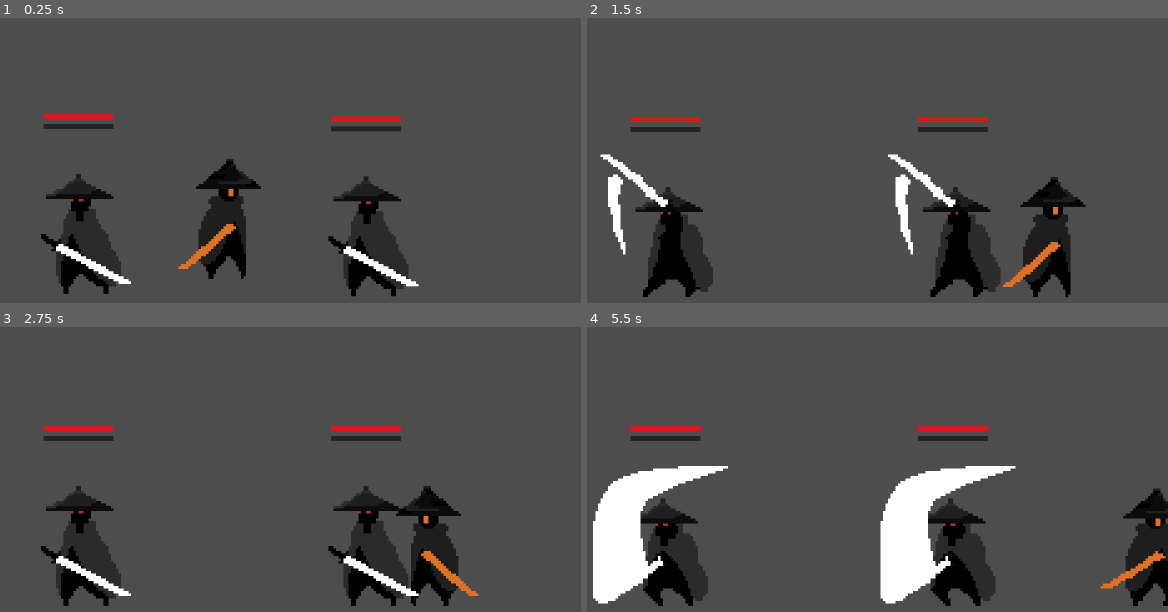
Above: before the commit, frames 1-4 (two rows, left to right).
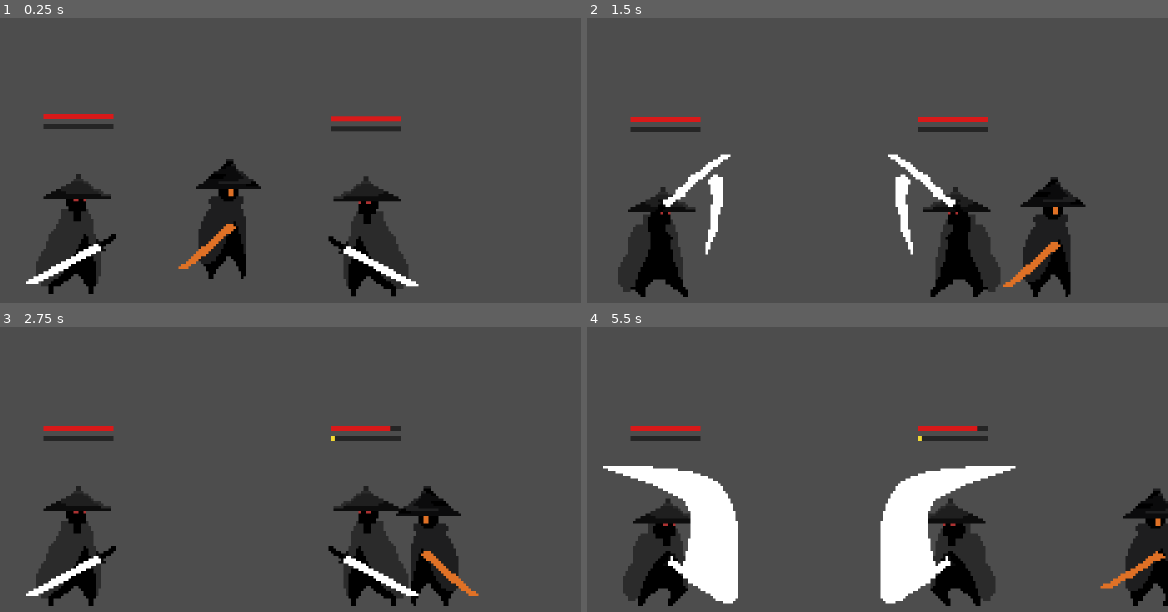
Above: after the commit, the same moments.

Repository: phanthakandt/asura-game
Game: Godot game, scene res://scenes/levels/level_01.tscn
Two runs of this game, one before a commit and one after it. Both use one fixed random seed, a clock stepped at 60 frames per second and the inputs below.
Inputs:
- Up to frame 1 (0.25 s): no input
- Up to frame 2 (1.5 s): tap Enter (ui_accept) at 0.5, 0.77 s; hold Right (ui_right) from 0.53 s (still down); tap Z (attack) at 0.6 s; tap X (deflect) at 0.8, 1.35 s
- Up to frame 3 (2.75 s): tap Enter (ui_accept) at 1.52 s; tap Z (attack) at 1.55, 2.1 s; release Right (ui_right) at 2.03 s; hold Left (ui_left) from 2.03 s (still down); tap X (deflect) at 2.3 s
- Up to frame 4 (5.5 s): release Left (ui_left) at 2.78 s; hold Right (ui_right) 2.78-4.28 s; tap X (deflect) at 2.85, 3.8, 5.1 s; tap Enter (ui_accept) at 3.02, 3.77, 4.25, 4.52 s; tap Z (attack) at 3.05, 4.35 s; hold Alt (walk) 3.53-4.28 s; hold Left (ui_left) 4.28-5.03 s; hold Right (ui_right) from 5.03 s (still down)

The runs differ from the first frame. In frame 1, 2.4% of the frame differs, in the area x 4-23%, y 57-97%; in frame 2, 4.8%; in frame 3, 2.4%; in frame 4, 8.6%, in the area x 1-70%, y 34-98%.

Commit message:
ปรับการฟัน และ การหันหน้าให้หัน hitbox แบบ realtime

Diff:
--- a/scenes/levels/level_01.tscn
+++ b/scenes/levels/level_01.tscn
@@ -20,6 +20,7 @@
 
 [node name="Enemy" parent="." unique_id=42011328 instance=ExtResource("2_i2aat")]
 position = Vector2(119, 122)
+fliph = false
 
 [node name="Enemy2" parent="." unique_id=348006597 instance=ExtResource("2_i2aat")]
 position = Vector2(234, 123)
--- a/scenes/player/player.tscn
+++ b/scenes/player/player.tscn
@@ -61,20 +61,6 @@
 "update": 1,
 "values": [0, 1, 2, 3, 4, 5, 6]
 }
-tracks/1/type = "method"
-tracks/1/imported = false
-tracks/1/enabled = true
-tracks/1/path = NodePath(".")
-tracks/1/interp = 1
-tracks/1/loop_wrap = true
-tracks/1/keys = {
-"times": PackedFloat32Array(0.5),
-"transitions": PackedFloat32Array(1),
-"values": [{
-"args": [],
-"method": &"idle"
-}]
-}
 
 [sub_resource type="Animation" id="Animation_p47bc"]
 resource_name = "slash_2"
@@ -91,20 +77,6 @@
 "transitions": PackedFloat32Array(1, 1, 1, 1, 1),
 "update": 1,
 "values": [7, 8, 9, 10, 11]
-}
-tracks/1/type = "method"
-tracks/1/imported = false
-tracks/1/enabled = true
-tracks/1/path = NodePath(".")
-tracks/1/interp = 1
-tracks/1/loop_wrap = true
-tracks/1/keys = {
-"times": PackedFloat32Array(0.41666666),
-"transitions": PackedFloat32Array(1),
-"values": [{
-"args": [],
-"method": &"idle"
-}]
 }
 
 [sub_resource type="AnimationLibrary" id="AnimationLibrary_lvxji"]
@@ -130,14 +102,13 @@
 shape = SubResource("CapsuleShape2D_x7p2l")
 
 [node name="HitboxAttack" type="Area2D" parent="." unique_id=846756877]
-position = Vector2(17, -15)
+position = Vector2(0, -22)
 collision_layer = 4
 collision_mask = 2
 monitoring = false
 monitorable = false
 
 [node name="CollisionShape2D" type="CollisionShape2D" parent="HitboxAttack" unique_id=1648345726]
-position = Vector2(1, -5)
 shape = SubResource("RectangleShape2D_8afob")
 debug_color = Color(0.8214412, 0.1884551, 0.3315316, 0.41960785)
 
--- a/scripts/player.gd
+++ b/scripts/player.gd
@@ -29,12 +29,17 @@
 @onready var hurtbox = $Hurtbox
 @onready var sprite = $Sprite2D
 @onready var animation = $AnimationPlayer
+@onready var hitbox_shape = hitbox.get_node("CollisionShape2D")
+const HITBOX_SHAPE_OFFSET_X = 18.0  # Local shape offset when facing right
+
 
 func _ready() -> void:
 	hitbox.monitoring  = false
 	hitbox.monitorable = false
 	hurtbox.area_entered.connect(_on_hurtbox_hit)
+	animation.animation_finished.connect(_on_animation_finished)
 	idle()
+	_update_hitbox_facing()
 
 func _physics_process(delta: float) -> void:
 	_handle_gravity(delta)
@@ -57,9 +62,14 @@
 
 	if dir != 0:
 		sprite.flip_h = dir < 0
+		_update_hitbox_facing()
 
 	if Input.is_action_just_pressed("ui_accept") and is_on_floor():
 		velocity.y = JUMP_FORCE
+
+func _update_hitbox_facing() -> void:
+	var facing := -1.0 if sprite.flip_h else 1.0
+	hitbox_shape.position.x = HITBOX_SHAPE_OFFSET_X * facing
 
 func _handle_samadhi(delta: float) -> void:
 	var walking := Input.is_action_pressed("walk")
@@ -86,36 +96,20 @@
 	is_focused = true
 	print("FOCUSED — samadhi locked for ", SAMADHI_LOCK_TIME, "s")
 
-func _handle_attack(delta: float) -> void:
+func _handle_attack(_delta: float) -> void:
 	if Input.is_action_just_pressed("attack") and not is_attacking:
 		is_attacking = true
-		attack_timer = ATTACK_DURATION
 		hitbox.monitoring = true
 		hitbox.monitorable = true
-
 		var facing := -1.0 if sprite.flip_h else 1.0
 		hitbox.position.x = abs(hitbox.position.x) * facing
-
-		# Random slash animation
 		var slash_anim = "slash_1" if randf() < 0.5 else "slash_2"
 		animation.play(slash_anim)
-		print("ฟัน!")
-
-	if is_attacking:
-		attack_timer -= delta
-		if attack_timer <= 0.0:
-			is_attacking = false
-			hitbox.monitoring = false
-			hitbox.monitorable = false
-			print("เลิกฟัน")
 
 func _handle_deflect(delta: float) -> void:
 	if Input.is_action_just_pressed("deflect"):
 		can_deflect  = true
 		deflect_timer = DEFLECT_WINDOW
-
-		var facing := -1.0 if sprite.flip_h else 1.0
-		hitbox.position.x = abs(hitbox.position.x) * facing
 		print("parry!")
 
 	if can_deflect:
@@ -148,3 +142,10 @@
 
 func idle() -> void:
 	animation.play("idle")
+
+func _on_animation_finished(anim_name: StringName) -> void:
+	if anim_name in ["slash_1", "slash_2"]:
+		is_attacking = false
+		hitbox.set_deferred("monitoring", false)
+		hitbox.set_deferred("monitorable", false)
+		idle()
